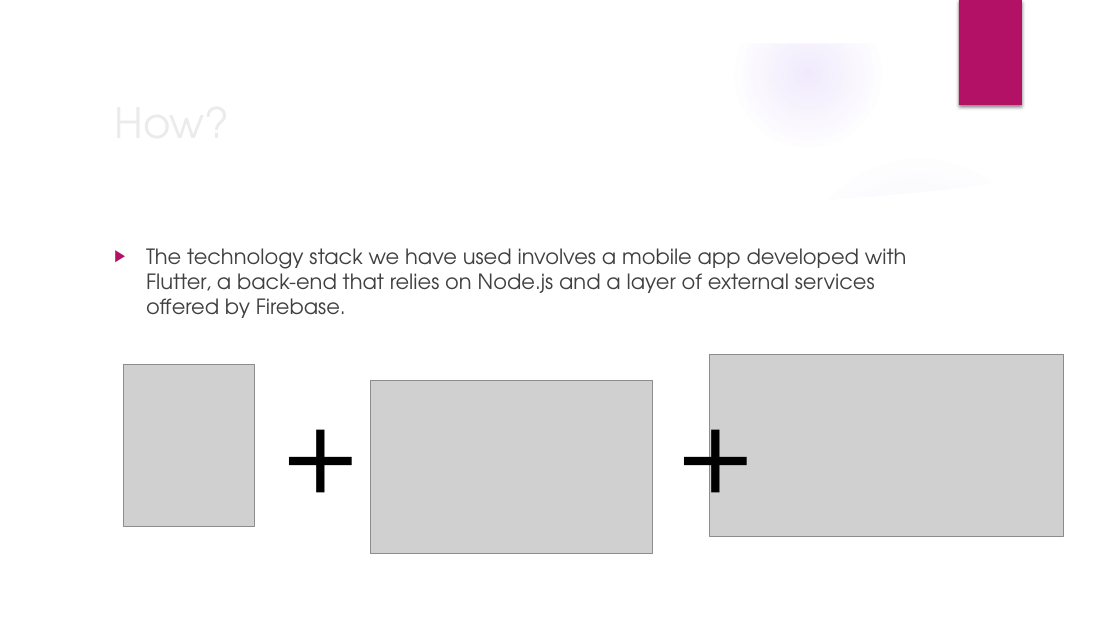
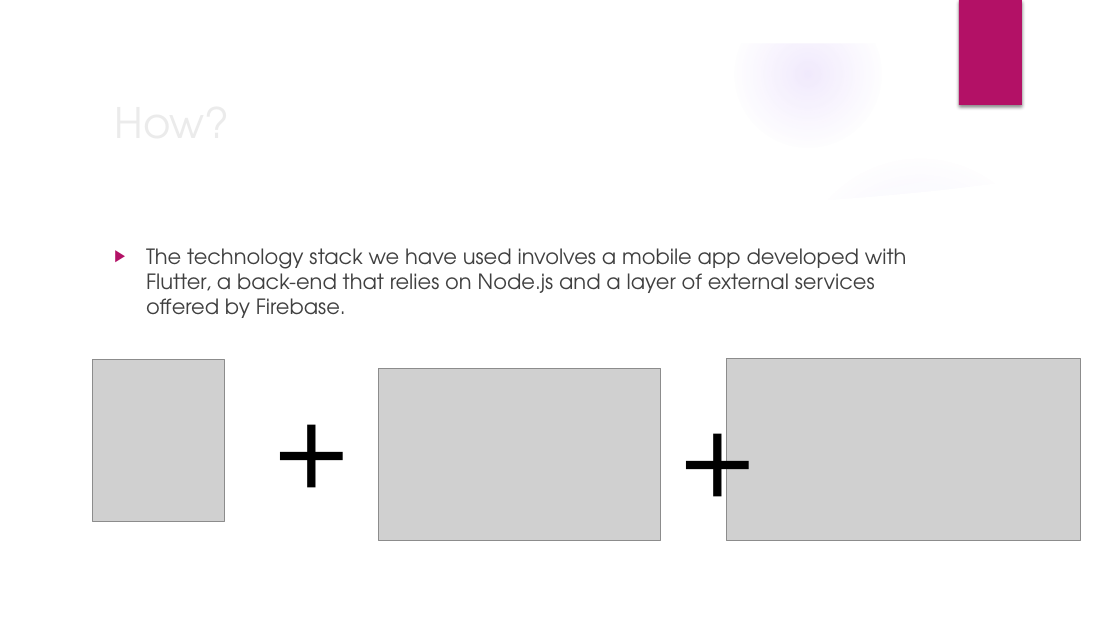
Before and after one commit to fedy97/Baddy-full-stack-app, a slide deck: slide 7 of documentation/Baddy_presentation.pptx. Drawn at 1120x630 pixels with LibreOffice and Linux fonts; fonts in the diff are those of the drawing; grey boxes stand for pictures; background and template pictures are left out. Boxes give left, top, right and bottom in pixels: in the first picture for what was removed or moved away, otherwise in the second. Text is boxed around its words. In the diff, an @@ line names an element or a change of style, - is before the commit and + after.

```diff
--- a/documentation/Baddy_presentation.pptx
+++ b/documentation/Baddy_presentation.pptx
@@ picture: place and size @@
-picture at (709,355,1064,536)
+picture at (727,359,1081,540)
@@ picture: place and size @@
-picture at (124,365,255,528)
+picture at (93,360,224,523)
@@ text "+": place and size @@
-text "+" at (272,374,355,518)
+text "+" at (263,368,346,513)
@@ picture: place and size @@
-picture at (371,381,652,553)
+picture at (379,368,660,540)
@@ text "+": place and size @@
-text "+" at (668,374,751,518)
+text "+" at (670,378,753,523)
```
Also in this commit, not shown: 3 other slides changed.
